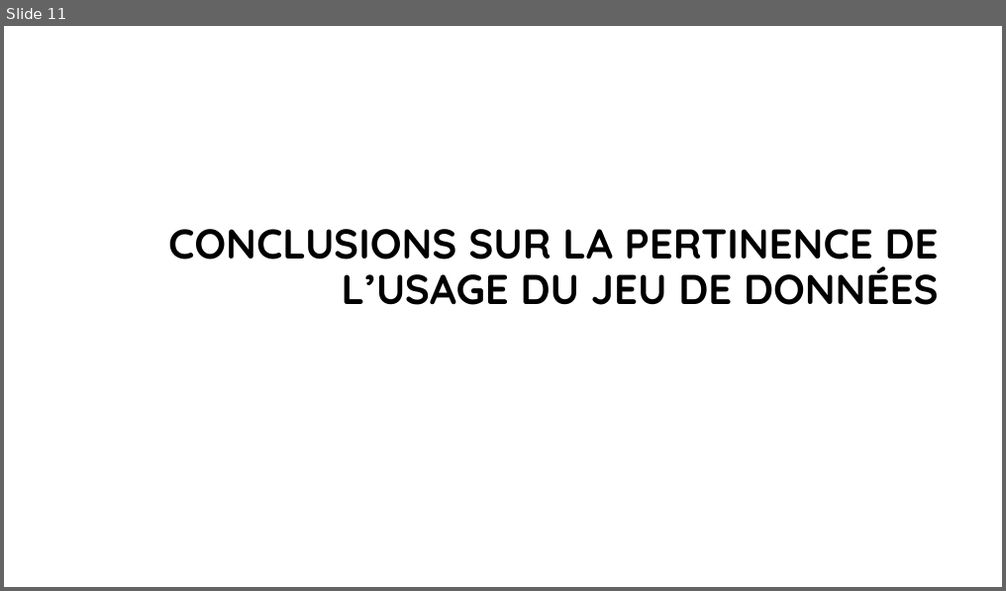
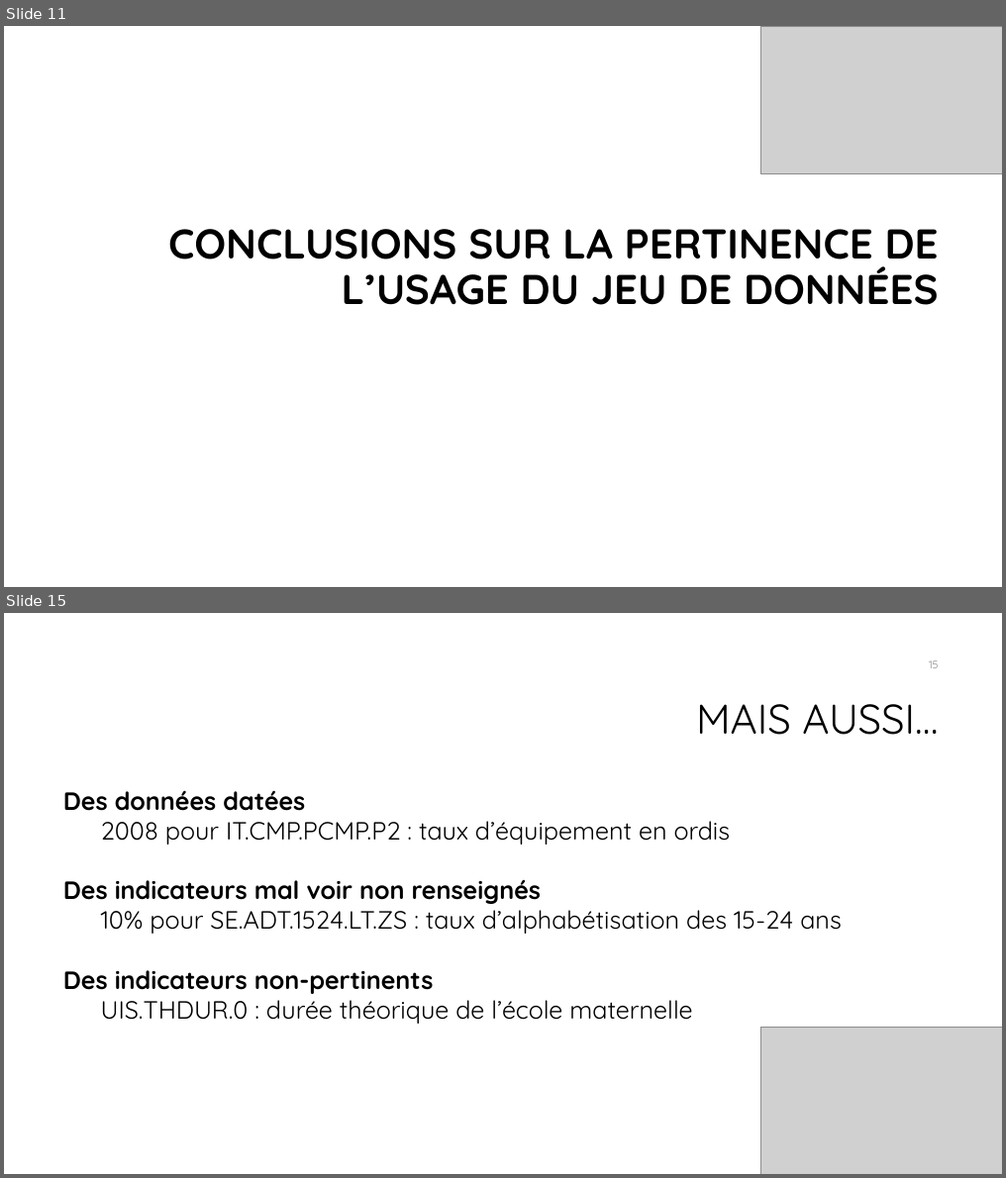
Before and after one commit to bayethiernodiop/Parcours-Data-Scientist, a slide deck: projet2/projet2.pptx. Shown one above the other, each under a label of ours: slide 11 before the commit, slides 11 and 15 after it; the slides between them are not shown. The pictures are 1006x591 and 1006x1178 pixels, drawn with LibreOffice and Linux fonts; fonts in the diff are those of the drawing; grey boxes stand for pictures; background and template pictures are left out. Boxes give left, top, right and bottom in pixels: in the first picture for what was removed or moved away, otherwise in the second. Text is boxed around its words. In the diff, an @@ line names an element or a change of style, - is before the commit and + after.

```diff
--- a/projet2/projet2.pptx
+++ b/projet2/projet2.pptx
@@ slide 15 added at (4, 613, 1002, 1174), background #FFFFFF @@
@@ page number added at (929, 661, 939, 668), 10.5 pt, text #8C8C8C @@
+15
@@ title added at (696, 704, 938, 735), 40 pt, text #000000 @@
+MAIS AUSSI…
@@ text added at (63, 790, 842, 1024), 24 pt, text #000000 @@
+Des données datées
+2008 pour IT.CMP.PCMP.P2 : taux d’équipement en ordis
+Des indicateurs mal voir non renseignés
+10% pour SE.ADT.1524.LT.ZS : taux d’alphabétisation des 15-24 ans
+Des indicateurs non-pertinents
+UIS.THDUR.0 : durée théorique de l’école maternelle
@@ picture added at (761, 1027, 1002, 1174) @@
@@ slide 11 changed as well @@
@@ picture added at (761, 27, 1002, 174) @@
```
Also in this commit, not shown: 8 other slides changed, 9 other slides added, 5 slides removed, 13 other files.
